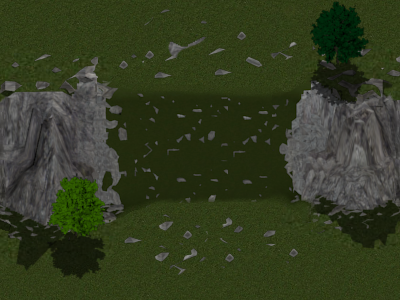
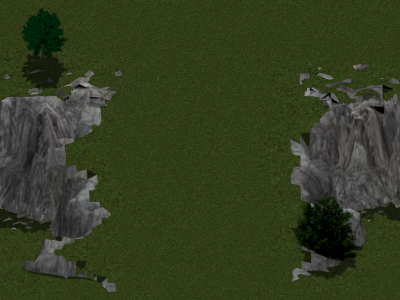
Comparing the layer stacks of the two 400x300 images. Changes:
painted on "baum_schatten0001.png#21" over [20, 1, 371, 107]
renamed "baum_schatten0001.png#19" to "map_klippe_rampe_0001.png#3", painted on it over [0, 61, 400, 293]
removed layer "Fels" over [0, 9, 400, 275]
painted on "Grass Grob" over [0, 42, 400, 296]
painted on "Grass" over [0, 0, 400, 263]
